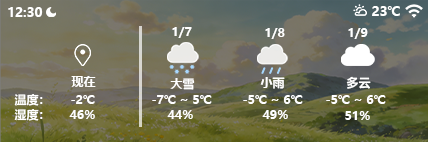
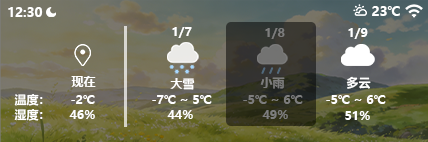
Revision of a layered 428x142 image; what changed, layer by layer:
added layer "矩形 4" (51%) above "城市" over box(226, 22, 316, 126)
painted on "矩形 3" over box(124, 26, 142, 127)